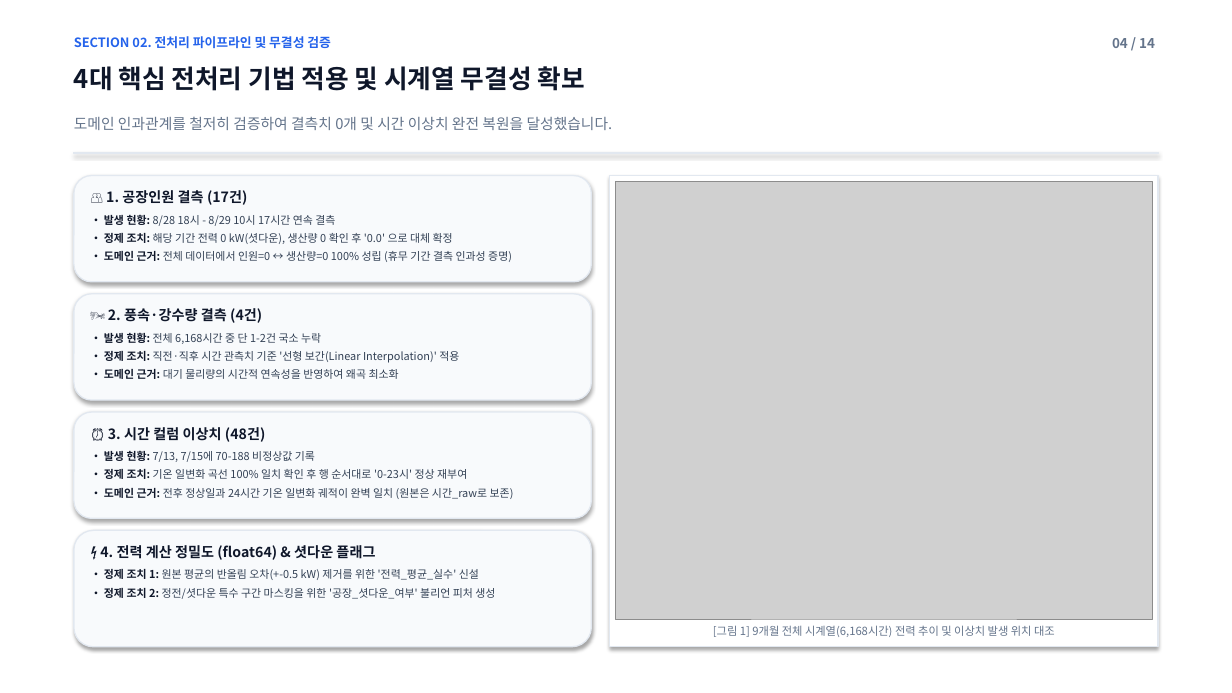
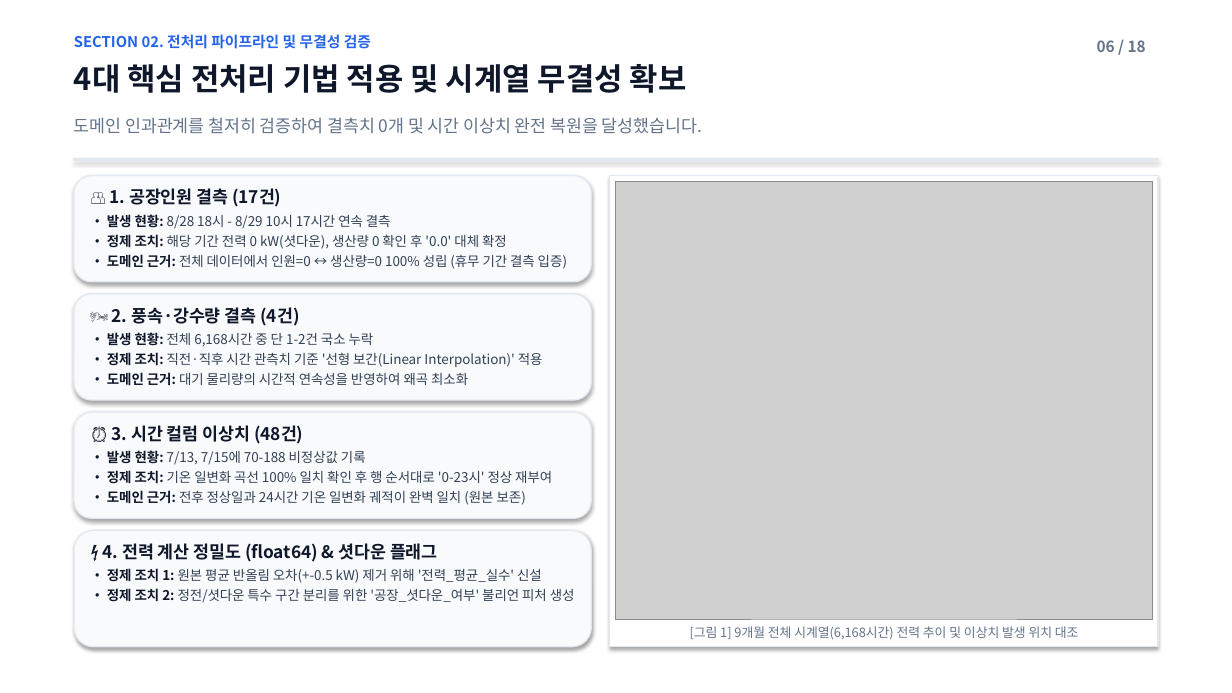
Before and after one commit to jgi0117/KAMP-Competition, a slide deck: slide 6 of reports/EDA_전처리_및_피처엔지니어링_보고.pptx (slide 4 before the commit). Drawn at 1232x693 pixels with LibreOffice and Linux fonts; fonts in the diff are those of the drawing; grey boxes stand for pictures. Boxes give left, top, right and bottom in pixels: in the first picture for what was removed or moved away, otherwise in the second. Text is boxed around its words. In the diff, an @@ line names an element or a change of style, - is before the commit and + after.

Commit message:
style(docs): scale up font sizes for high presentation readability and add section divider slides

```diff
--- a/reports/EDA_전처리_및_피처엔지니어링_보고.pptx
+++ b/reports/EDA_전처리_및_피처엔지니어링_보고.pptx
@@ text "SECTION 02. 전처리 파이프라인 및 ..." at [74, 34, 371, 49]: size 10 to 11.5 pt @@
@@ text at [1097, 40, 1146, 52]: text changed; size 10.5 to 12 pt @@
-04 / 14
+06 / 18
@@ text "4대 핵심 전처리 기법 적용 ..." at [74, 64, 687, 93]: size 20 to 24 pt @@
@@ text "도메인 인과관계를 철저히 검증하여 결측치 ..." at [74, 117, 702, 134]: size 11.5 to 13.5 pt @@
@@ rectangle: place and size @@
-rectangle at [74, 152, 1158, 153]
+rectangle at [74, 159, 1158, 160]
@@ text at [107, 188, 391, 229]: size 11 to 13.5 pt in "👥 1. 공장인원 결측 (17건)"; size 8.5 to 10.5 pt in "• 발생 현황: 8/28 18시 - 8/29 ..."; less space between paragraphs @@
@@ text at [107, 234, 567, 269]: text changed; size 8.5 to 10.5 pt @@
-• 정제 조치: 해당 기간 전력 0 kW(셧다운), 생산량 0 확인 후 '0.0' 으로 대체 확정
-• 도메인 근거: 전체 데이터에서 인원=0 ↔ 생산량=0 100% 성립 (휴무 기간 결측 인과성 증명)
+• 정제 조치: 해당 기간 전력 0 kW(셧다운), 생산량 0 확인 후 '0.0' 대체 확정
+• 도메인 근거: 전체 데이터에서 인원=0 ↔ 생산량=0 100% 성립 (휴무 기간 결측 입증)
@@ text "🌬️ 2. 풍속·강수량 결측 (4건)" at [107, 307, 543, 386]: size 11 to 13.5 pt in "🌬️ 2. 풍속·강수량 결측 (4건)"; size 8.5 to 10.5 pt in "• 발생 현황: 전체 6,168시간 중 단 ...", "• 정제 조치: 직전·직후 시간 관측치 기준 ...", "• 도메인 근거: 대기 물리량의 시간적 연속성을 ..."; less space between paragraphs @@
@@ text at [107, 425, 552, 484]: size 11 to 13.5 pt in "⏰ 3. 시간 컬럼 이상치 (48건)"; size 8.5 to 10.5 pt in "• 발생 현황: 7/13, 7/15에 70-188 비정상값 ...", "• 정제 조치: 기온 일변화 곡선 100% ..."; less space between paragraphs @@
@@ text at [107, 490, 526, 505]: text changed; size 8.5 to 10.5 pt @@
-• 도메인 근거: 전후 정상일과 24시간 기온 일변화 궤적이 완벽 일치 (원본은 시간_raw로 보존)
+• 도메인 근거: 전후 정상일과 24시간 기온 일변화 궤적이 완벽 일치 (원본 보존)
@@ text at [103, 543, 438, 562]: size 11 to 13.5 pt in "⚡ 4. 전력 계산 정밀도 (float64) & ..."; less space between paragraphs @@
@@ text at [107, 568, 575, 603]: text changed; size 8.5 to 10.5 pt @@
-• 정제 조치 1: 원본 평균의 반올림 오차(+-0.5 kW) 제거를 위한 '전력_평균_실수' 신설
-• 정제 조치 2: 정전/셧다운 특수 구간 마스킹을 위한 '공장_셧다운_여부' 불리언 피처 생성
+• 정제 조치 1: 원본 평균 반올림 오차(+-0.5 kW) 제거 위해 '전력_평균_실수' 신설
+• 정제 조치 2: 정전/셧다운 특수 구간 분리를 위한 '공장_셧다운_여부' 불리언 피처 생성
@@ text "[그림 1] 9개월 전체 시계열(6,168시간) ..." at [690, 626, 1079, 640]: size 8.8 to 10 pt @@
```
Also in this commit, not shown: 13 other slides changed, 4 slides added, 2 other files.
